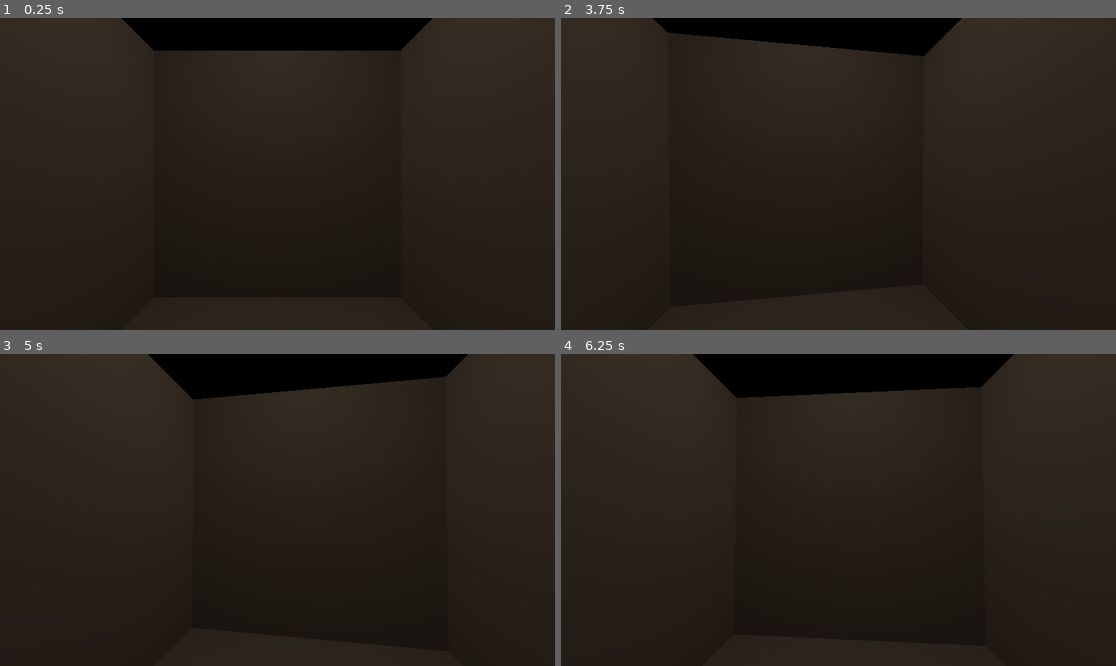
Above: before the commit, frames 1-4 (two rows, left to right).
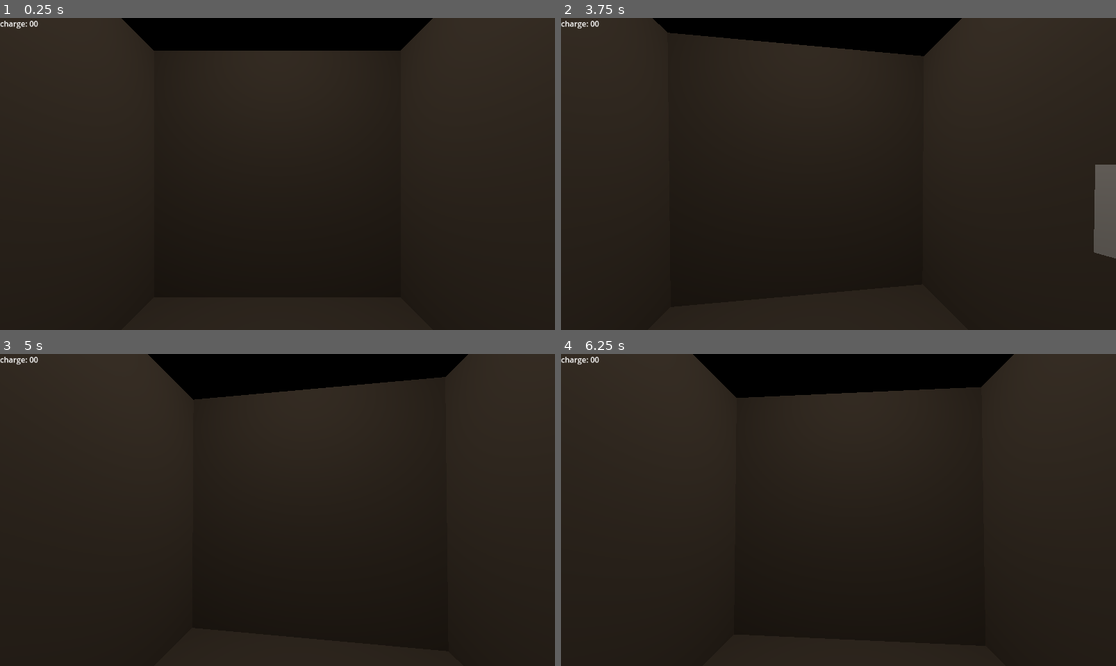
Above: after the commit, the same moments.

Repository: DerBrezel/elevator-pitch
Game: Godot game, scene res://scene_elevator_test.tscn
The game is run twice, just before and just after one commit, with the same random seed, the same clock (stepped at 60 frames per second) and the same inputs. The project has no main scene, so this scene is started directly.
Inputs (mouse positions are in pixels of both pictures, inside the frame that each line leads up to):
- Up to frame 1 (0.25 s): no input
- Up to frame 2 (3.75 s): tap Enter at 0.5, 2, 3.5 s; move the mouse to (866, 174) at 0.52 s; press the mouse at (866, 174) at 0.53 s; tap Space at 1.25, 2.75 s; move the mouse to (810, 174) at 1.27 s; release the mouse at (810, 174) at 1.28 s; click (810, 174) at 1.35 s; move the mouse to (849, 167) at 2.02 s; press the mouse at (849, 167) at 2.03 s; move the mouse to (832, 180) at 2.77 s; release the mouse at (832, 180) at 2.78 s; click (832, 180) at 2.85 s; move the mouse to (877, 177) at 3.52 s; press the mouse at (877, 177) at 3.53 s
- Up to frame 3 (5 s): tap Space at 4.25 s; move the mouse to (233, 506) at 4.27 s; release the mouse at (233, 506) at 4.28 s; click (233, 506) at 4.35 s
- Up to frame 4 (6.25 s): move the mouse to (844, 510) at 5.02 s; press the mouse at (844, 510) at 5.03 s; move the mouse to (816, 503) at 5.77 s; release the mouse at (816, 503) at 5.78 s; click (816, 503) at 5.85 s

The runs differ from the first frame. In frame 1, less than 0.1% of the frame differs, in the area x 0-7%, y 0-4%; in frame 2, 1.2%, in the area x 0-100%, y 0-78%; in frame 3, less than 0.1%; in frame 4, less than 0.1%.

Commit message:
feat: add charging

Diff:
--- /dev/null
+++ b/core/scripts/interactor.gd
@@ -0,0 +1,22 @@
+extends RayCast3D
+
+
+func _process(delta):
+	# Continuously check for an object in the center of the screen
+	if is_colliding():
+		var target = get_collider()
+
+		if target:
+			# Example: Highlight or interact with the target
+			print("Looking at:", target.name)
+			# Check if the target has a method or script to interact with
+			if Input.is_action_pressed("interact"):
+				interact_with_target(target)
+	else:
+		print("No object in the center.")
+
+func interact_with_target(target):
+	if not target.has_method("interact"):
+		return
+	# Call the interact method on the target (if defined)
+	target.interact()
--- /dev/null
+++ b/core/scripts/ui_charge.gd
@@ -0,0 +1,8 @@
+extends Label
+
+
+func _ready() -> void:
+	Elevator.on_charge_changed.connect(update_text)
+
+func update_text(charge : float):
+	text = "charge: " + str(charge)
--- /dev/null
+++ b/elevator/scripts/crank.gd
@@ -0,0 +1,5 @@
+extends StaticBody3D
+
+
+func interact():
+	Elevator.add_charge(1.0)
--- a/scene_elevator_test.tscn
+++ b/scene_elevator_test.tscn
@@ -1,6 +1,9 @@
-[gd_scene load_steps=4 format=3 uid="uid://b63pbsjgqmtr2"]
+[gd_scene load_steps=9 format=3 uid="uid://b63pbsjgqmtr2"]
 
 [ext_resource type="Script" path="res://core/scripts/camera_controller.gd" id="1_7qeaq"]
+[ext_resource type="Script" path="res://core/scripts/interactor.gd" id="2_xeva2"]
+[ext_resource type="Script" path="res://elevator/scripts/crank.gd" id="3_nkyu6"]
+[ext_resource type="Script" path="res://core/scripts/ui_charge.gd" id="4_0rnvb"]
 
 [sub_resource type="ORMMaterial3D" id="ORMMaterial3D_sfjg6"]
 albedo_color = Color(0.43, 0.386355, 0.3397, 1)
@@ -9,6 +12,10 @@
 ambient_light_source = 2
 ambient_light_color = Color(1, 1, 1, 1)
 ambient_light_energy = 0.0
+
+[sub_resource type="BoxShape3D" id="BoxShape3D_p27qm"]
+
+[sub_resource type="BoxMesh" id="BoxMesh_oc3qn"]
 
 [node name="Node3D" type="Node3D"]
 
@@ -20,6 +27,10 @@
 transform = Transform3D(1, 0, 0, 0, 1, 0, 0, 0, 1, 0, 0, 0.325404)
 script = ExtResource("1_7qeaq")
 
+[node name="RayCast3D" type="RayCast3D" parent="Camera3D"]
+transform = Transform3D(1, 0, 0, 0, -4.37114e-08, -1, 0, 1, -4.37114e-08, 0, 0, 0)
+script = ExtResource("2_xeva2")
+
 [node name="WorldEnvironment" type="WorldEnvironment" parent="."]
 environment = SubResource("Environment_ofwjm")
 
@@ -29,3 +40,28 @@
 light_indirect_energy = 4.415
 spot_range = 2.492
 spot_angle = 84.1
+
+[node name="Button" type="StaticBody3D" parent="."]
+transform = Transform3D(0.15, 0, 0, 0, 0.15, 0, 0, 0, 0.15, 0.559975, -0.0642633, 0.122904)
+script = ExtResource("3_nkyu6")
+
+[node name="CollisionShape3D" type="CollisionShape3D" parent="Button"]
+shape = SubResource("BoxShape3D_p27qm")
+
+[node name="MeshInstance3D" type="MeshInstance3D" parent="Button"]
+mesh = SubResource("BoxMesh_oc3qn")
+
+[node name="UI" type="CanvasLayer" parent="."]
+
+[node name="Control" type="Control" parent="UI"]
+layout_mode = 3
+anchors_preset = 0
+offset_right = 40.0
+offset_bottom = 40.0
+
+[node name="Label" type="Label" parent="UI/Control"]
+layout_mode = 0
+offset_right = 40.0
+offset_bottom = 23.0
+text = "charge: 00"
+script = ExtResource("4_0rnvb")
